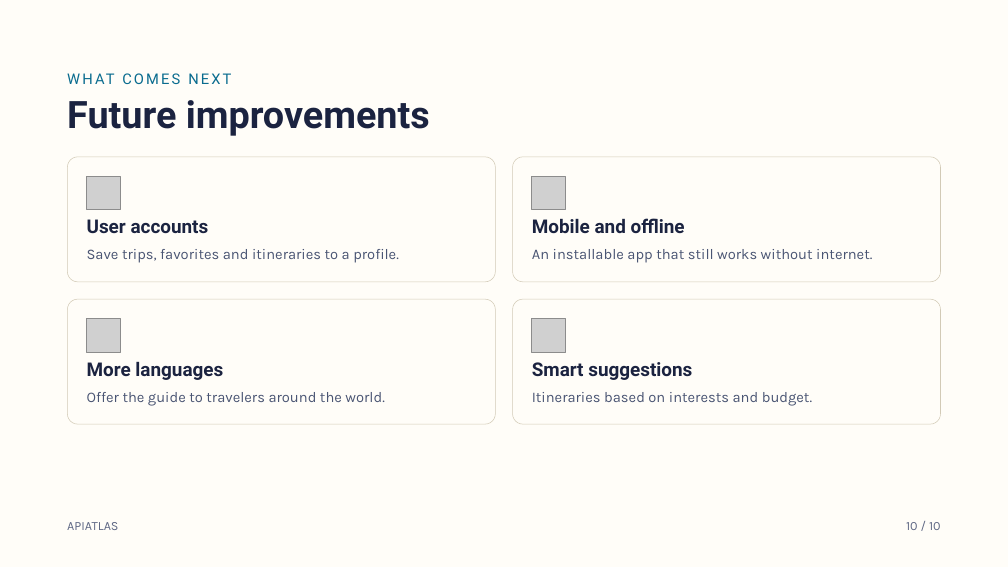
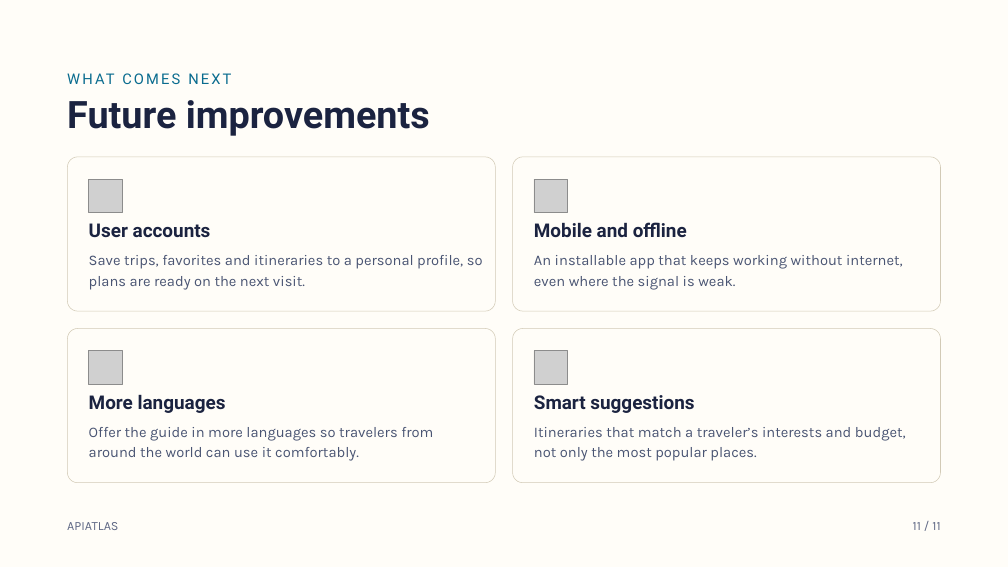
Before and after one commit to ahmad02072006/web-programming-class, a slide deck: slide 11 of Project Submission/APIATLAS Project Presentation.pptx (slide 10 before the commit). Drawn at 1008x567 pixels with LibreOffice and Linux fonts; fonts in the diff are those of the drawing; grey boxes stand for pictures; background and template pictures are left out. Boxes give left, top, right and bottom in pixels: in the first picture for what was removed or moved away, otherwise in the second. Text is boxed around its words. In the diff, an @@ line names an element or a change of style, - is before the commit and + after.

Commit message:
Add presentation video and update PowerPoint download links; enhance project page layout

```diff
--- a/Project Submission/APIATLAS Project Presentation.pptx
+++ b/Project Submission/APIATLAS Project Presentation.pptx
@@ rounded rectangle: place and size @@
-rounded rectangle at (67, 157, 495, 282)
+rounded rectangle at (67, 157, 495, 312)
@@ rounded rectangle: place and size @@
-rounded rectangle at (513, 157, 941, 282)
+rounded rectangle at (513, 157, 941, 312)
@@ text "User accounts": place and size @@
-text "User accounts" at (87, 219, 209, 233)
+text "User accounts" at (89, 223, 211, 237)
@@ text "Mobile and offline": place and size @@
-text "Mobile and offline" at (532, 218, 685, 233)
+text "Mobile and offline" at (534, 222, 687, 237)
@@ text at (89, 255, 483, 290): text changed @@
-Save trips, favorites and itineraries to a profile.
+Save trips, favorites and itineraries to a personal profile, so plans are ready on the next visit.
@@ text at (534, 255, 903, 290): text changed @@
-An installable app that still works without internet.
+An installable app that keeps working without internet, even where the signal is weak.
@@ rounded rectangle: place and size @@
-rounded rectangle at (67, 299, 495, 424)
+rounded rectangle at (67, 329, 495, 483)
@@ proportions changed in 4 elements at (513, 157, 941, 312), (67, 157, 495, 312), (67, 329, 495, 483), (513, 329, 941, 483) @@
@@ rounded rectangle: place and size @@
-rounded rectangle at (513, 299, 941, 424)
+rounded rectangle at (513, 329, 941, 483)
@@ picture: place and size @@
-picture at (87, 318, 120, 352)
+picture at (88, 351, 122, 384)
@@ picture: place and size @@
-picture at (532, 318, 565, 352)
+picture at (534, 351, 567, 384)
@@ text "More languages": place and size @@
-text "More languages" at (87, 362, 223, 380)
+text "More languages" at (89, 395, 226, 413)
@@ text "Smart suggestions": place and size @@
-text "Smart suggestions" at (532, 362, 692, 380)
+text "Smart suggestions" at (534, 395, 694, 413)
@@ text at (89, 427, 433, 461): text changed @@
-Offer the guide to travelers around the world.
+Offer the guide in more languages so travelers from around the world can use it comfortably.
@@ text at (534, 427, 906, 461): text changed @@
-Itineraries based on interests and budget.
+Itineraries that match a traveler’s interests and budget, not only the most popular places.
@@ text at (913, 522, 940, 530): text changed @@
-10 / 10
+11 / 11
```
Also in this commit, not shown: 8 other slides changed, 1 slide added, 6 other files.
